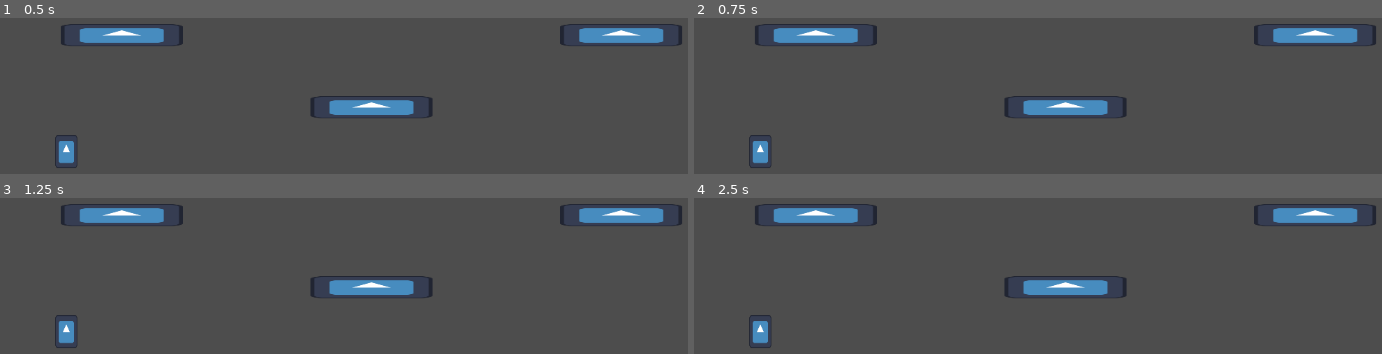
Above: before the commit, frames 1-4 (two rows, left to right).
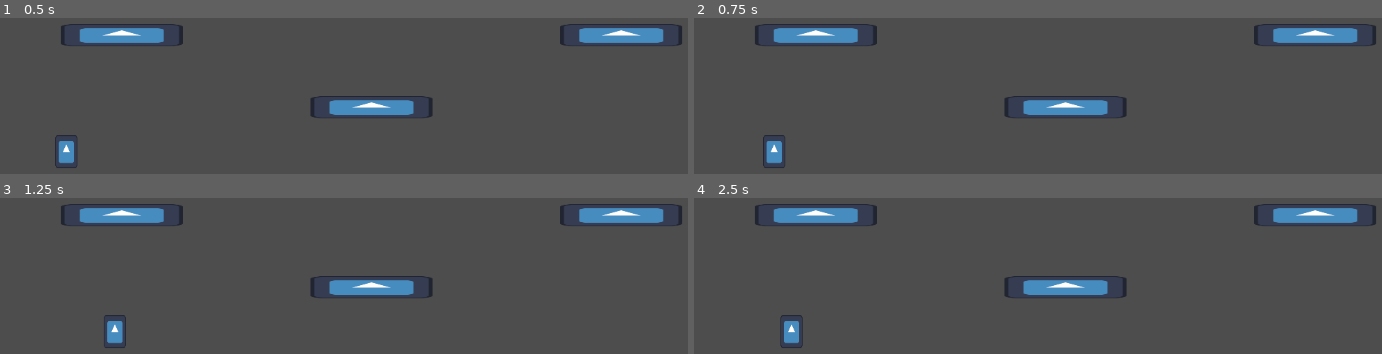
Above: after the commit, the same moments.

Repository: Cyberiada2025-2026/battle-of-pobliz
Game: Godot game, scene res://scenes/debug/battle_arena_graybox.tscn
Same seed, same stepped clock (60 frames per second), same inputs: the game is played once before the commit and once after it. The project has no main scene, so this scene is started directly. The engine's default icon, where the game draws it, is replaced by a stand-in: a white triangle on a blue panel in a dark square.
Inputs:
- Up to frame 1 (0.5 s): no input
- Up to frame 2 (0.75 s): tap Enter at 0.5 s; hold D (move_right, bound only after the commit) from 0.53 s (still down)
- Up to frame 3 (1.25 s): keep holding D (move_right, bound only after the commit)
- Up to frame 4 (2.5 s): release D (move_right, bound only after the commit) at 1.28 s; hold A (move_left, bound only after the commit) 1.28-2.03 s; hold D (move_right, bound only after the commit) from 2.03 s (still down)

Frame 1 is identical in both runs. In frame 2, 0.7% of the frame differs, in the area x 7-14%, y 75-97%; in frame 3, 0.9%, in the area x 7-19%, y 75-97%; in frame 4, 0.9%.

Commit message:
add basic left-right movement

Diff:
--- /dev/null
+++ b/characters/bodies/body_controller.gd
@@ -0,0 +1,15 @@
+class_name BodyController
+extends CharacterBody2D
+
+## put controllers here in order of evaluation
+@export var movement_components: Array[Node] = []
+
+func _ready() -> void:
+	for movement_comp in movement_components:
+		movement_comp.body = self
+
+func _physics_process(delta: float) -> void:
+	for movement_comp in movement_components:
+		movement_comp.apply(delta)
+
+	move_and_slide()
--- a/characters/player/player_controller.tscn
+++ b/characters/bodies/body_controller.tscn
@@ -1,14 +1,16 @@
 [gd_scene format=3 uid="uid://cpe3cgwyvepj8"]
 
-[ext_resource type="Script" uid="uid://bhjdolxvwyq8j" path="res://characters/player/player_controller.gd" id="1_laeud"]
+[ext_resource type="Script" uid="uid://bhjdolxvwyq8j" path="res://characters/bodies/body_controller.gd" id="1_laeud"]
 [ext_resource type="Texture2D" uid="uid://c3k005nrcyle2" path="res://icon.svg" id="1_oj1ta"]
+[ext_resource type="Script" uid="uid://cai4lr5qdgs4l" path="res://characters/bodies/grounded_movement_component.gd" id="3_bhtu2"]
 
 [sub_resource type="CapsuleShape2D" id="CapsuleShape2D_laeud"]
 radius = 16.0
 height = 48.0
 
-[node name="PlayerController" type="CharacterBody2D" unique_id=1753823366]
+[node name="BodyController" type="CharacterBody2D" unique_id=1753823366 node_paths=PackedStringArray("movement_components")]
 script = ExtResource("1_laeud")
+movement_components = [NodePath("GroundedMovementComponent")]
 
 [node name="Sprite2D" type="Sprite2D" parent="." unique_id=246461862]
 position = Vector2(0, -23.999998)
@@ -18,3 +20,7 @@
 [node name="CollisionShape2D" type="CollisionShape2D" parent="." unique_id=1632693015]
 position = Vector2(0, -24)
 shape = SubResource("CapsuleShape2D_laeud")
+
+[node name="GroundedMovementComponent" type="Node" parent="." unique_id=917443187]
+script = ExtResource("3_bhtu2")
+speed = 100.0
--- /dev/null
+++ b/characters/bodies/grounded_movement_component.gd
@@ -0,0 +1,11 @@
+class_name GroundedMovementComponent
+extends Node
+
+@export var speed: float = 10.0
+
+var body: BodyController
+
+func apply(_delta: float) -> void:
+	var movement_direction = Vector2(Input.get_axis("move_left", "move_right"), 0)
+
+	body.velocity = movement_direction * speed
--- a/characters/player/player_controller.gd
+++ /dev/null
@@ -1,2 +0,0 @@
-class_name PlayerController
-extends CharacterBody2D
--- a/project.godot
+++ b/project.godot
@@ -14,6 +14,29 @@
 config/features=PackedStringArray("4.6", "Forward Plus")
 config/icon="res://icon.svg"
 
+[input]
+
+move_left={
+"deadzone": 0.2,
+"events": [Object(InputEventKey,"resource_local_to_scene":false,"resource_name":"","device":-1,"window_id":0,"alt_pressed":false,"shift_pressed":false,"ctrl_pressed":false,"meta_pressed":false,"pressed":false,"keycode":0,"physical_keycode":65,"key_label":0,"unicode":97,"location":0,"echo":false,"script":null)
+]
+}
+move_right={
+"deadzone": 0.2,
+"events": [Object(InputEventKey,"resource_local_to_scene":false,"resource_name":"","device":-1,"window_id":0,"alt_pressed":false,"shift_pressed":false,"ctrl_pressed":false,"meta_pressed":false,"pressed":false,"keycode":0,"physical_keycode":68,"key_label":0,"unicode":115,"location":0,"echo":false,"script":null)
+]
+}
+move_up={
+"deadzone": 0.2,
+"events": [Object(InputEventKey,"resource_local_to_scene":false,"resource_name":"","device":-1,"window_id":0,"alt_pressed":false,"shift_pressed":false,"ctrl_pressed":false,"meta_pressed":false,"pressed":false,"keycode":0,"physical_keycode":87,"key_label":0,"unicode":119,"location":0,"echo":false,"script":null)
+]
+}
+move_down={
+"deadzone": 0.2,
+"events": [Object(InputEventKey,"resource_local_to_scene":false,"resource_name":"","device":-1,"window_id":0,"alt_pressed":false,"shift_pressed":false,"ctrl_pressed":false,"meta_pressed":false,"pressed":false,"keycode":0,"physical_keycode":83,"key_label":0,"unicode":114,"location":0,"echo":false,"script":null)
+]
+}
+
 [physics]
 
 3d/physics_engine="Jolt Physics"
--- a/scenes/debug/battle_arena_graybox.tscn
+++ b/scenes/debug/battle_arena_graybox.tscn
@@ -1,7 +1,7 @@
 [gd_scene format=3 uid="uid://dxi0iucx4etrm"]
 
 [ext_resource type="PackedScene" uid="uid://067ws6ottosm" path="res://shared/platform/platform.tscn" id="1_0b70h"]
-[ext_resource type="PackedScene" uid="uid://cpe3cgwyvepj8" path="res://characters/player/player_controller.tscn" id="2_neadt"]
+[ext_resource type="PackedScene" uid="uid://cpe3cgwyvepj8" path="res://characters/bodies/body_controller.tscn" id="2_neadt"]
 
 [sub_resource type="RectangleShape2D" id="RectangleShape2D_neadt"]
 size = Vector2(34, 666)
@@ -34,5 +34,5 @@
 [node name="Platform3" parent="." unique_id=1130676387 instance=ExtResource("1_0b70h")]
 position = Vector2(576, 504)
 
-[node name="PlayerController" parent="." unique_id=1753823366 instance=ExtResource("2_neadt")]
+[node name="BodyController" parent="." unique_id=1753823366 instance=ExtResource("2_neadt")]
 position = Vector2(136, 592)
Renamed: characters/player/player_controller.gd.uid -> characters/bodies/body_controller.gd.uid
Not shown, added: characters/bodies/grounded_movement_component.gd.uid
